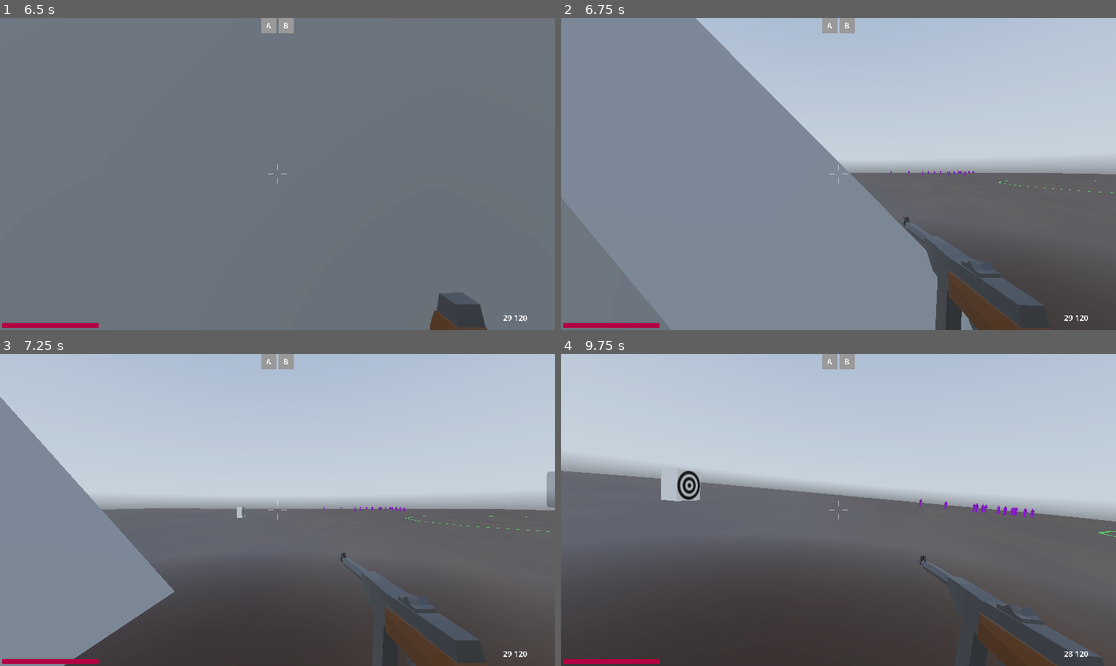
Above: before the commit, frames 1-4 (two rows, left to right).
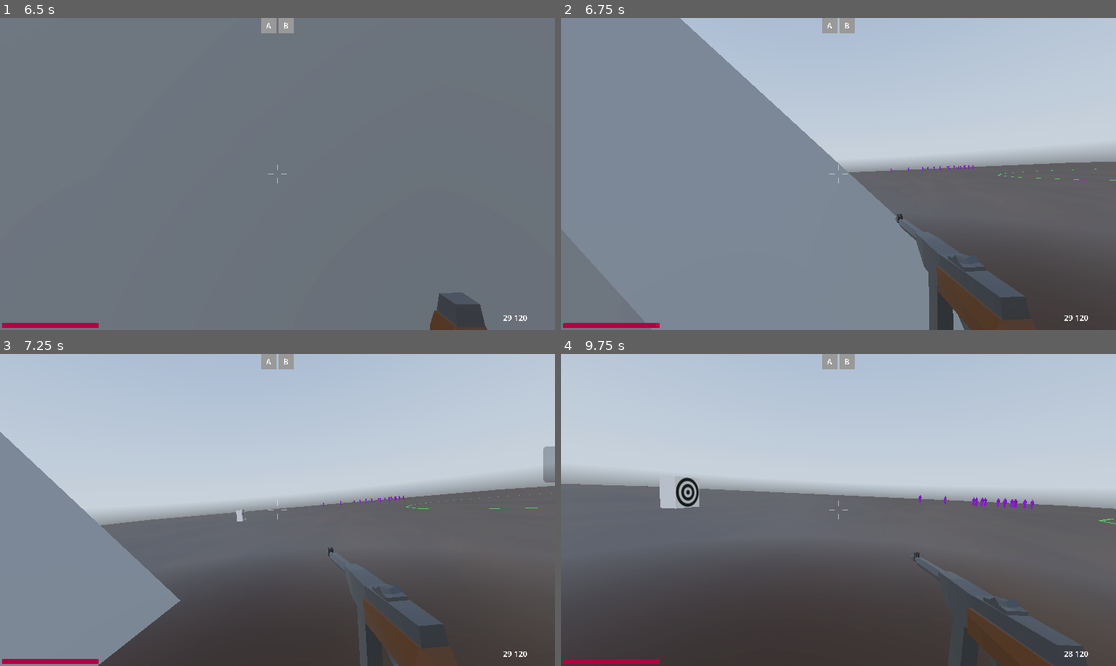
Above: after the commit, the same moments.

Repository: mcmacska/Fields-of-Smoke
Game: Godot game, scene res://scenes/screens/main_menu.tscn
Same seed, same stepped clock (60 frames per second), same inputs: the game is played once before the commit and once after it. A sky picture missing from this copy of the repository is replaced by a grey-blue gradient.
Inputs (mouse positions are in pixels of both pictures, inside the frame that each line leads up to):
- Up to frame 1 (6.5 s): click "Play game" at 0.5 s; tap Enter at 1.25, 3.5, 5.75 s; move the mouse to (305, 174) at 1.27 s; hold Up (forward) from 1.28 s (still down); right-click (305, 174) at 1.35 s; tap Space (jump) at 1.52, 2.27, 2.75, 3.77, 4.25, 4.52, 5.27 s; move the mouse to (249, 174) at 2.02 s; tap Q (last_slot) at 2.1 s; move the mouse to (288, 167) at 2.77 s; tap Shift (run) at 2.85 s; move the mouse to (271, 180) at 3.52 s; tap Mouse wheel down (scroll_down) at 3.6 s; move the mouse to (316, 177) at 4.27 s; hold Mouse wheel up (scroll_up) 4.28-5.03 s; move the mouse to (233, 170) at 5.02 s; click (233, 170) at 5.1 s; move the mouse to (283, 174) at 5.77 s; right-click (283, 174) at 5.85 s
- Up to frame 2 (6.75 s): tap Space (jump) at 6.5 s; move the mouse to (816, 167) at 6.52 s; release Up (forward) at 6.53 s; hold Right (right) from 6.53 s (still down); tap Q (last_slot) at 6.6 s
- Up to frame 3 (7.25 s): keep holding Right (right); tap Space (jump) at 6.77 s
- Up to frame 4 (9.75 s): move the mouse to (866, 510) at 7.27 s; release Right (right) at 7.28 s; hold Up (forward) 7.28-9.53 s; tap Shift (run) at 7.35 s; tap Space (jump) at 7.52, 8.27 s; move the mouse to (810, 510) at 8.02 s; tap Mouse wheel down (scroll_down) at 8.1 s; move the mouse to (849, 503) at 8.77 s; hold Mouse wheel up (scroll_up) 8.78-9.53 s; move the mouse to (832, 516) at 9.52 s; hold Left (left) from 9.53 s (still down); click (832, 516) at 9.6 s

Frame 1 is identical in both runs. In frame 2, 4.3% of the frame differs, in the area x 21-100%, y 0-100%; in frame 3, 9.4%, in the area x 0-100%, y 13-100%; in frame 4, 4.8%.

Commit message:
less lean

Diff:
--- a/Fields_of_Smoke/scripts/characters/player.gd
+++ b/Fields_of_Smoke/scripts/characters/player.gd
@@ -56,7 +56,7 @@
 var target_offset: Vector3 = Vector3.ZERO
 var moving_on_floor: bool = false
 var bob_phase: float = 0.0
-var lean_amount: float = 0.2
+var lean_amount: float = 0.1
 var lean_speed: float = 0.05
 
 func _on_hit():
@@ -189,11 +189,12 @@
 	if is_on_floor():
 		velocity.x = lerp(velocity.x, direction.x * BASE_SPEED * internal_speed_changer * speed_changer * ads_multiplier, xlr8)
 		velocity.z = lerp(velocity.z, direction.z * BASE_SPEED * internal_speed_changer * speed_changer * ads_multiplier, xlr8)
-		var target_tilt = -input_dir.x * lean_amount
-		camera_pivot.rotation.z = lerp(camera_pivot.rotation.z, target_tilt, lean_speed)
 	else:
 		velocity.x = direction.x * BASE_SPEED * speed_changer
 		velocity.z = direction.z * BASE_SPEED * speed_changer
+
+	var target_tilt = -input_dir.x * lean_amount
+	camera_pivot.rotation.z = lerp(camera_pivot.rotation.z, target_tilt, lean_speed)
 
 	# Handle jump
 	if Input.is_action_just_pressed("jump") && is_on_floor():
